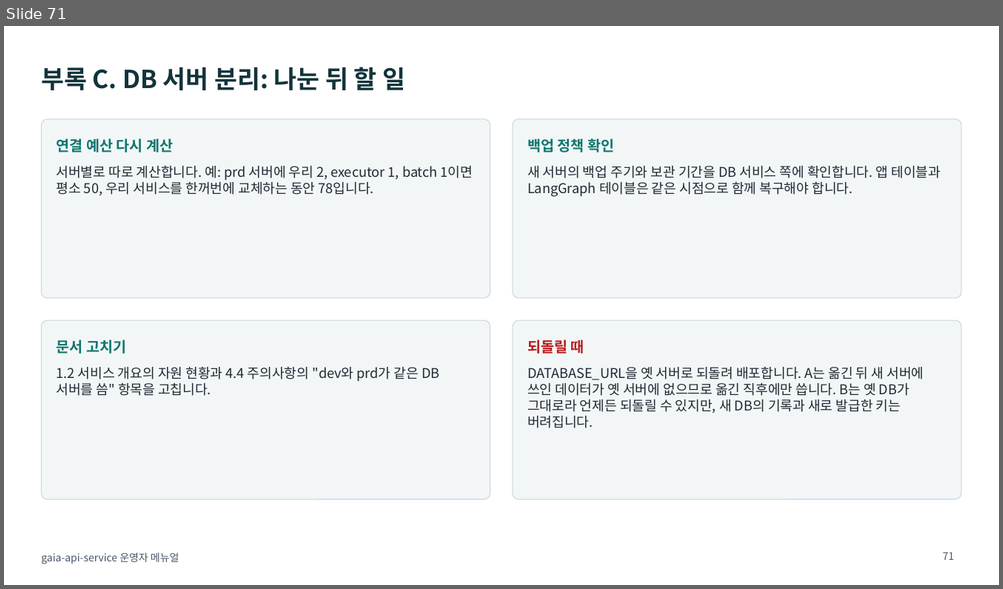
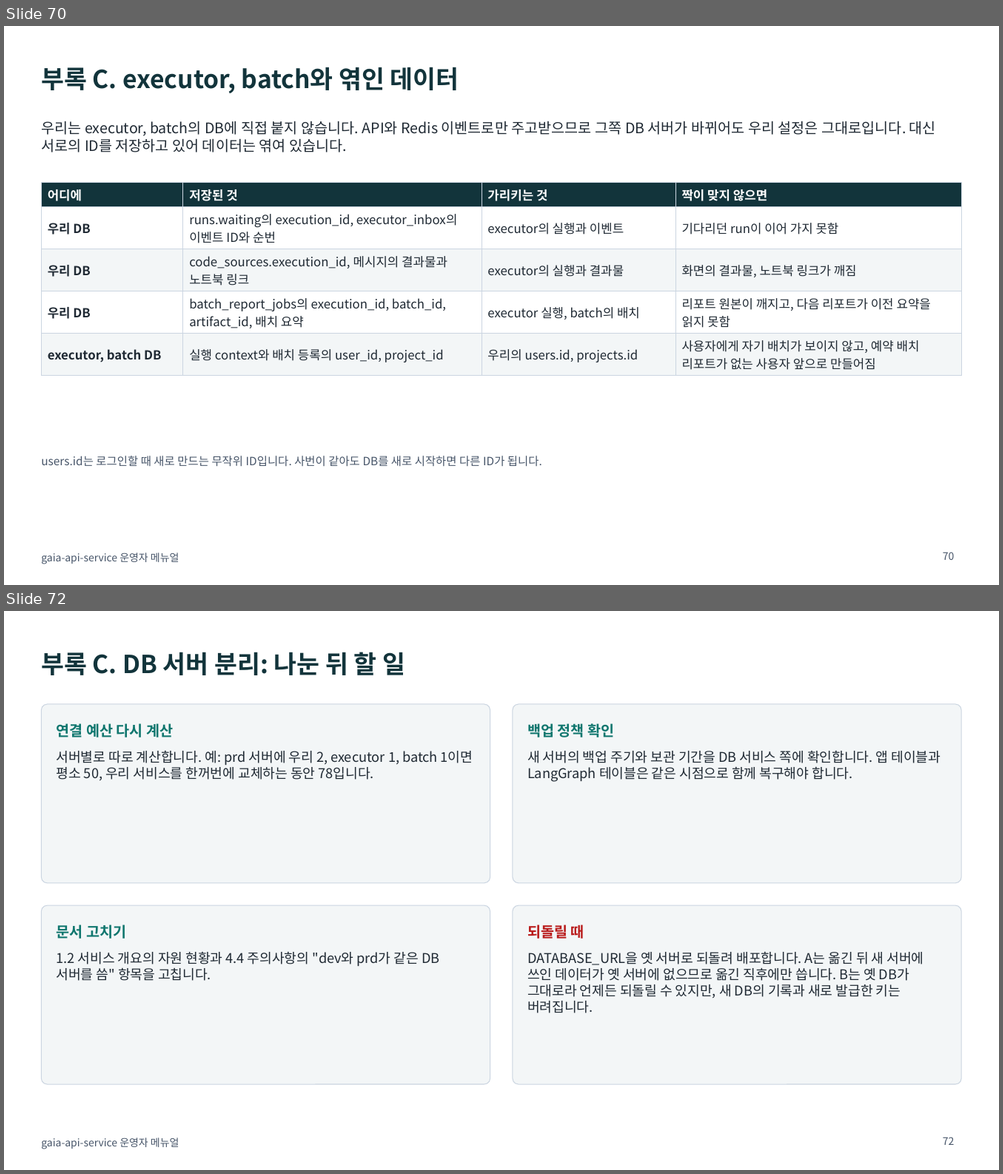
Before and after one commit to KimHwaJin/pr-agentic-service, a slide deck: docs/deliverables/08-operator-manual.pptx. Shown one above the other, each under a label of ours: slide 71 before the commit, slides 70 and 72 after it; the slides between them are not shown. The pictures are 1003x589 and 1003x1174 pixels, drawn with LibreOffice and Linux fonts; fonts in the diff are those of the drawing. Boxes give left, top, right and bottom in pixels: in the first picture for what was removed or moved away, otherwise in the second. Text is boxed around its words. In the diff, an @@ line names an element or a change of style, - is before the commit and + after.

```diff
--- a/docs/deliverables/08-operator-manual.pptx
+++ b/docs/deliverables/08-operator-manual.pptx
@@ slide 70 added at (4,26,999,585), background #FFFFFF; not listed: 1 template element that a slide beside it also shows @@
@@ title added at (41,67,459,93), 24 pt, text #12343B, bold @@
+부록 C. executor, batch와 엮인 데이터
@@ text added at (41,121,936,153), 14 pt, text #1F2933 @@
+우리는 executor, batch의 DB에 직접 붙지 않습니다. API와 Redis 이벤트로만 주고받으므로 그쪽 DB 서버가 바뀌어도 우리 설정은 그대로입니다. 대신 서로의 ID를 저장하고 있어 데이터는 엮여 있습니다.
@@ table added at (41,183,962,373), 5 rows, 4 columns @@
+어디에 | 저장된 것 | 가리키는 것 | 짝이 맞지 않으면
+우리 DB | runs.waiting의 execution_id, executor_inbox의 이벤트 ID와 순번 | executor의 실행과 이벤트 | 기다리던 run이 이어 가지 못함
+우리 DB | code_sources.execution_id, 메시지의 결과물과 노트북 링크 | executor의 실행과 결과물 | 화면의 결과물, 노트북 링크가 깨짐
+우리 DB | batch_report_jobs의 execution_id, batch_id, artifact_id, 배치 요약 | executor 실행, batch의 배치 | 리포트 원본이 깨지고, 다음 리포트가 이전 요약을 읽지 못함
+executor, batch DB | 실행 context와 배치 등록의 user_id, project_id | 우리의 users.id, projects.id | 사용자에게 자기 배치가 보이지 않고, 예약 배치 리포트가 없는 사용자 앞으로 만들어짐
@@ text added at (41,456,542,466), 11 pt, text #475569 @@
+users.id는 로그인할 때 새로 만드는 무작위 ID입니다. 사번이 같아도 DB를 새로 시작하면 다른 ID가 됩니다.
@@ page number added at (942,552,954,560), 10 pt, text #475569 @@
+70
@@ what was slide 71 is now slide 72 @@
@@ page number at (942,1137,954,1145): text changed @@
-71
+72
```
Also in this commit, not shown: 5 slides changed, 2 other files.
